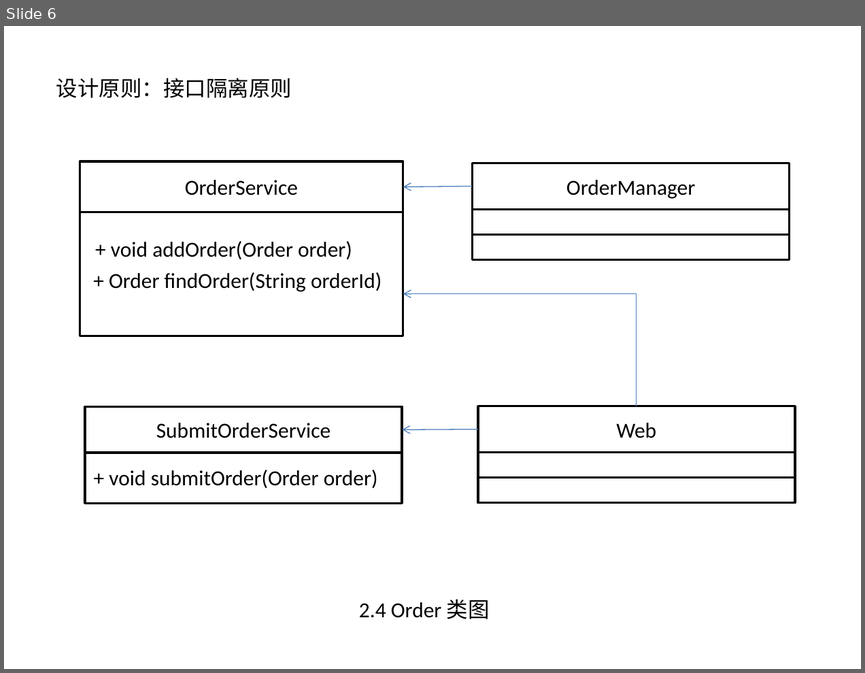
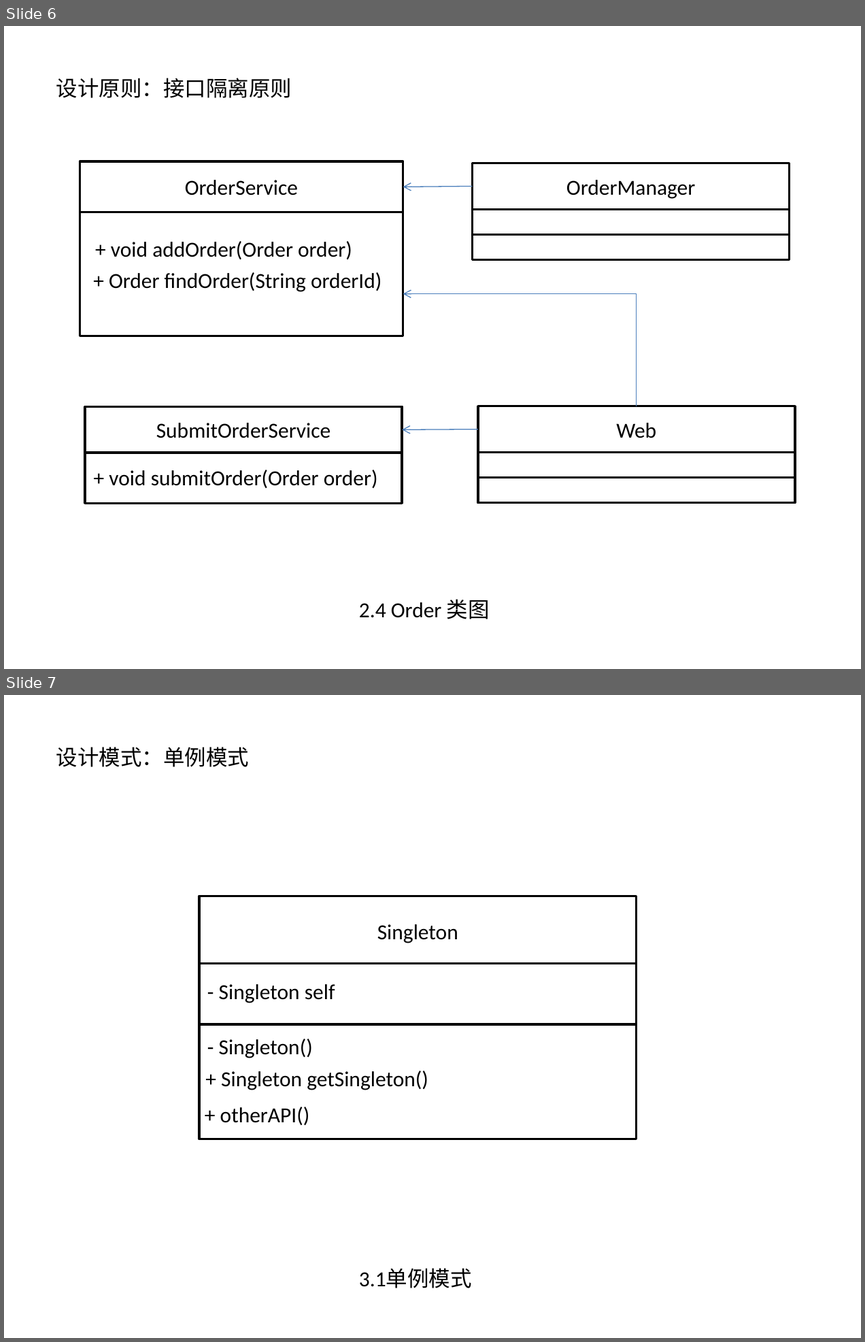
Before and after one commit to zdRan/OneMall, a slide deck: img/可编辑图片.pptx. Shown one above the other, each under a label of ours: slide 6 before the commit, slides 6 and 7 after it. The pictures are 865x673 and 865x1342 pixels, drawn with LibreOffice and Linux fonts; fonts in the diff are those of the drawing. Boxes give left, top, right and bottom in pixels: in the first picture for what was removed or moved away, otherwise in the second. Text is boxed around its words. In the diff, an @@ line names an element or a change of style, - is before the commit and + after.

Commit message:
添加单例模式类图

```diff
--- a/img/可编辑图片.pptx
+++ b/img/可编辑图片.pptx
@@ slide 7 added at box(4, 695, 861, 1338), background #FFFFFF @@
@@ text added at box(56, 747, 249, 767), 18 pt, text #000000 @@
+设计模式：单例模式
@@ group added at box(199, 896, 636, 1139): 4 texts, 3 rectangles @@
+Singleton
+- Singleton()
++ Singleton getSingleton()
+- Singleton self
++ otherAPI()
@@ text added at box(359, 1268, 472, 1288), 18 pt, text #000000 @@
+3.1单例模式
```
